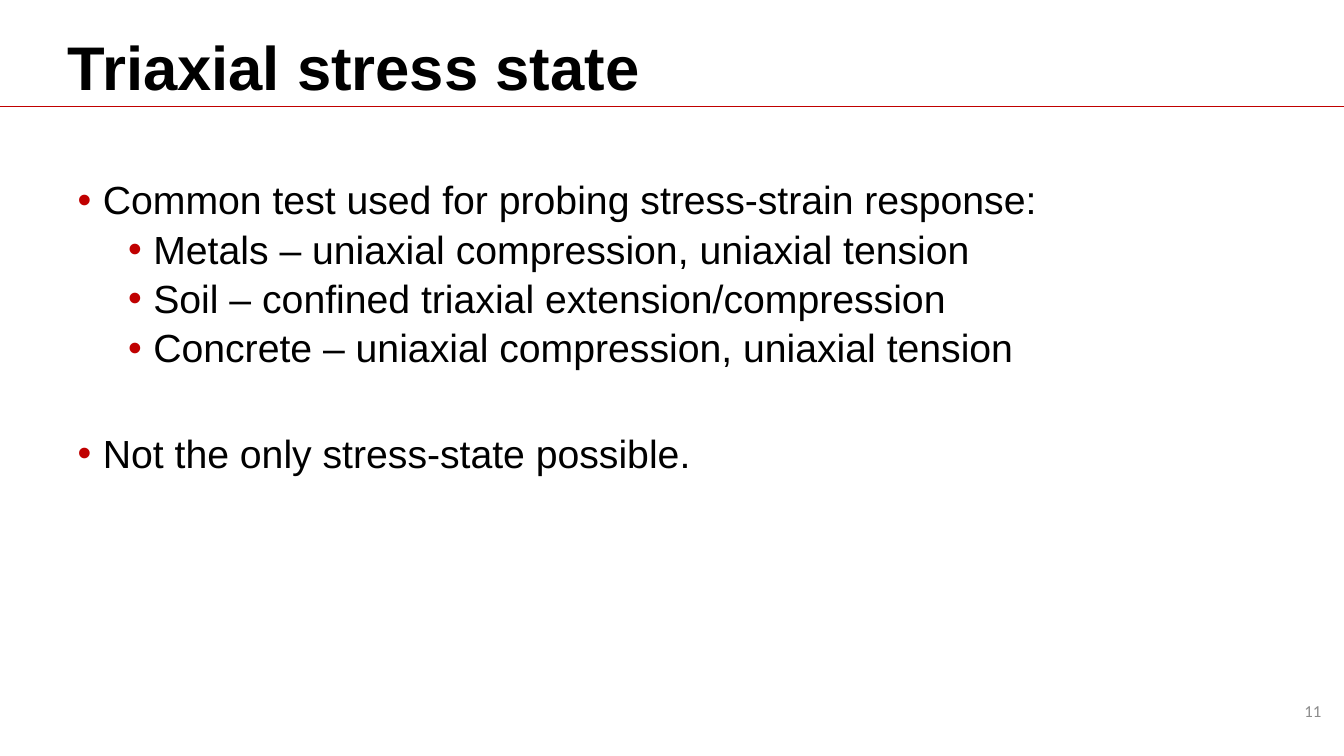
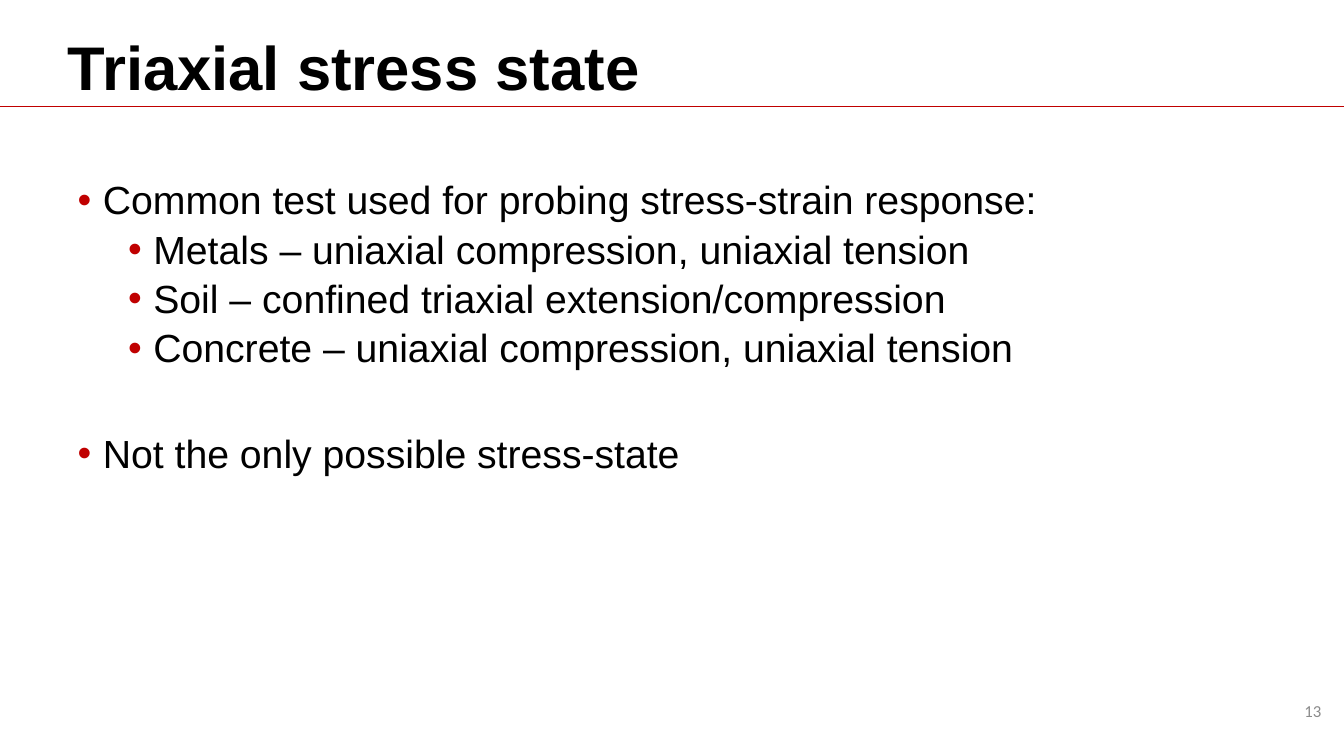
Before and after one commit to Batmanabcdefg/AbaqusTraining, a slide deck: slide 13 of Training.pptx (slide 11 before the commit). Drawn at 1344x756 pixels with LibreOffice and Linux fonts; fonts in the diff are those of the drawing; background and template pictures are left out. Boxes give left, top, right and bottom in pixels: in the first picture for what was removed or moved away, otherwise in the second. Text is boxed around its words. In the diff, an @@ line names an element or a change of style, - is before the commit and + after.

```diff
--- a/Training.pptx
+++ b/Training.pptx
@@ text at [103, 439, 679, 476]: text changed @@
-• Not the only stress-state possible.
+• Not the only possible stress-state
@@ page number at [1304, 706, 1321, 717]: text changed @@
-11
+13
```
Also in this commit, not shown: 12 other slides changed, 6 slides added, 2 slides removed.
